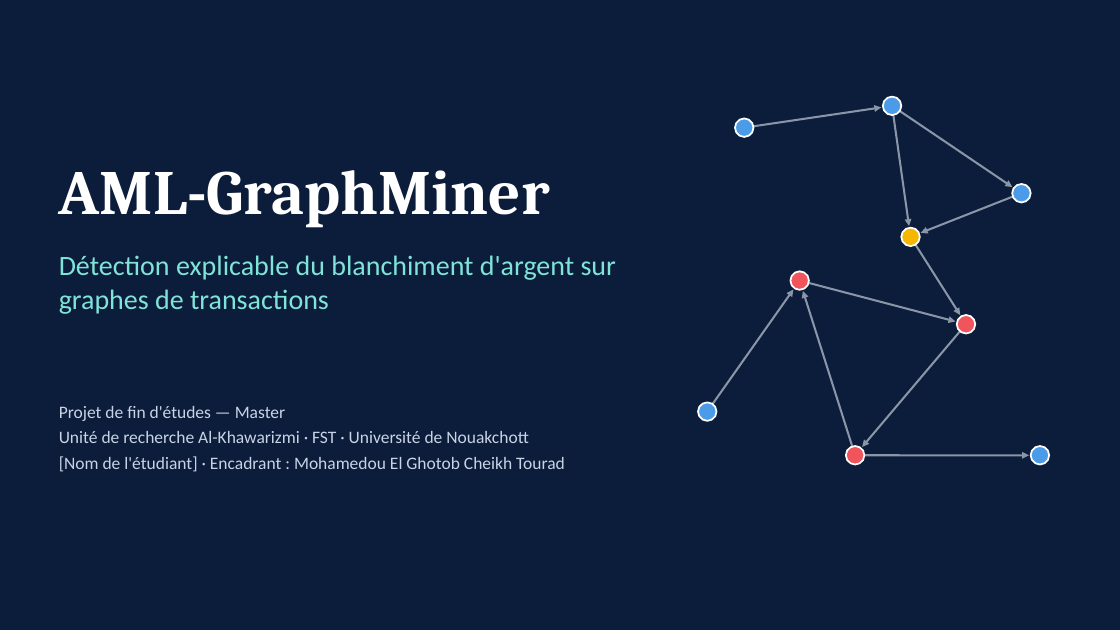
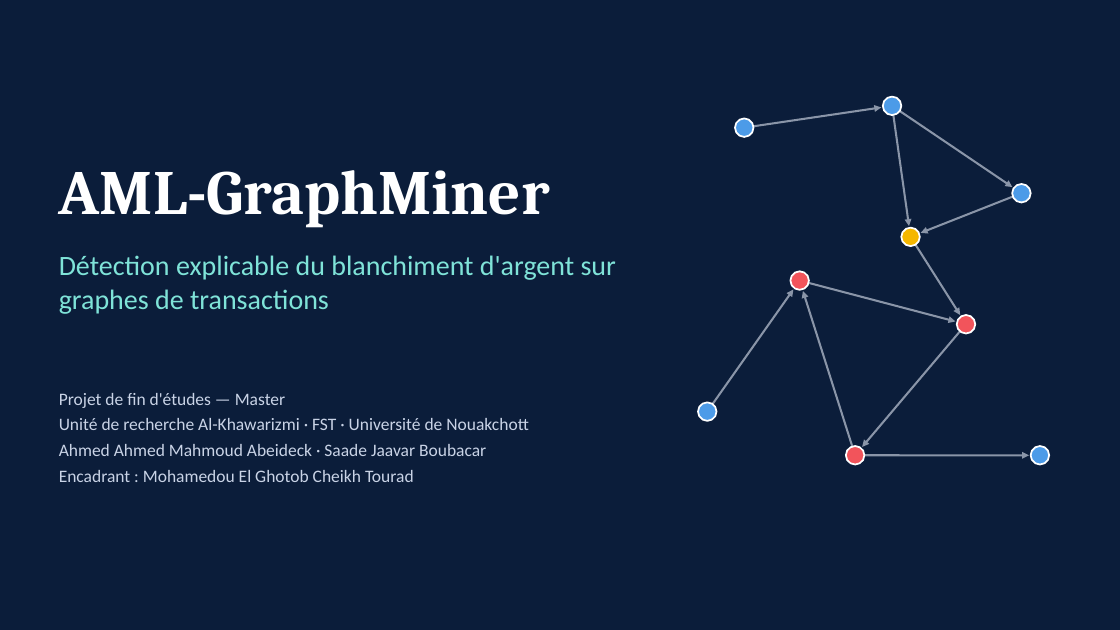
Before and after one commit to Abeidak/aml-graphminer, a slide deck: slide 1 of paper/soutenance/AML-GraphMiner_soutenance.pptx. Drawn at 1120x630 pixels with LibreOffice and Linux fonts; fonts in the diff are those of the drawing. Boxes give left, top, right and bottom in pixels: in the first picture for what was removed or moved away, otherwise in the second. Text is boxed around its words. In the diff, an @@ line names an element or a change of style, - is before the commit and + after.

```diff
--- a/paper/soutenance/AML-GraphMiner_soutenance.pptx
+++ b/paper/soutenance/AML-GraphMiner_soutenance.pptx
@@ text at <box>59,444,486,482</box>: text changed @@
-[Nom de l'étudiant] · Encadrant : Mohamedou El Ghotob Cheikh Tourad
+Ahmed Ahmed Mahmoud Abeideck · Saade Jaavar Boubacar
+Encadrant : Mohamedou El Ghotob Cheikh Tourad
```
Also in this commit, not shown: 10 other files.
